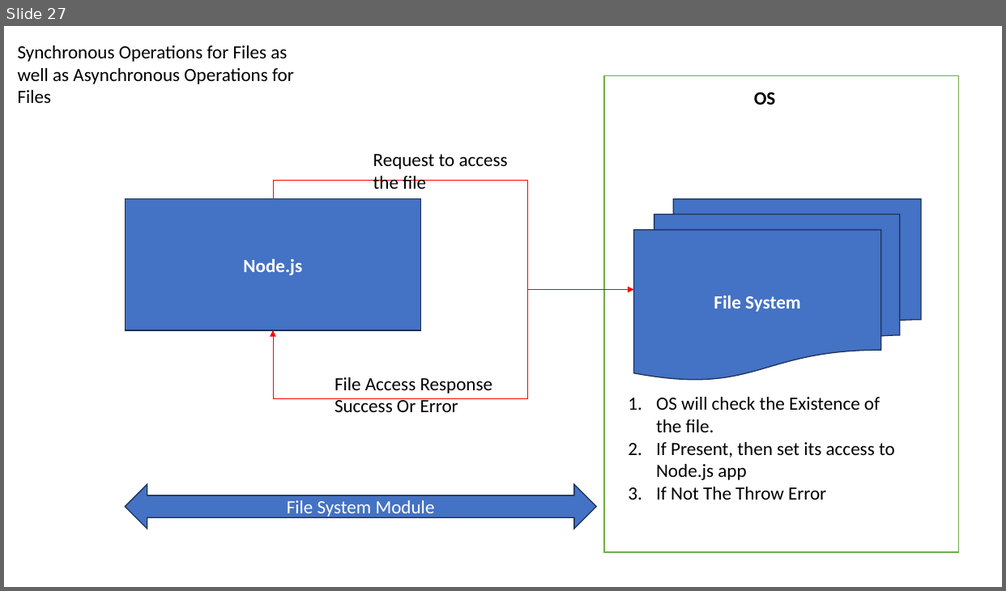
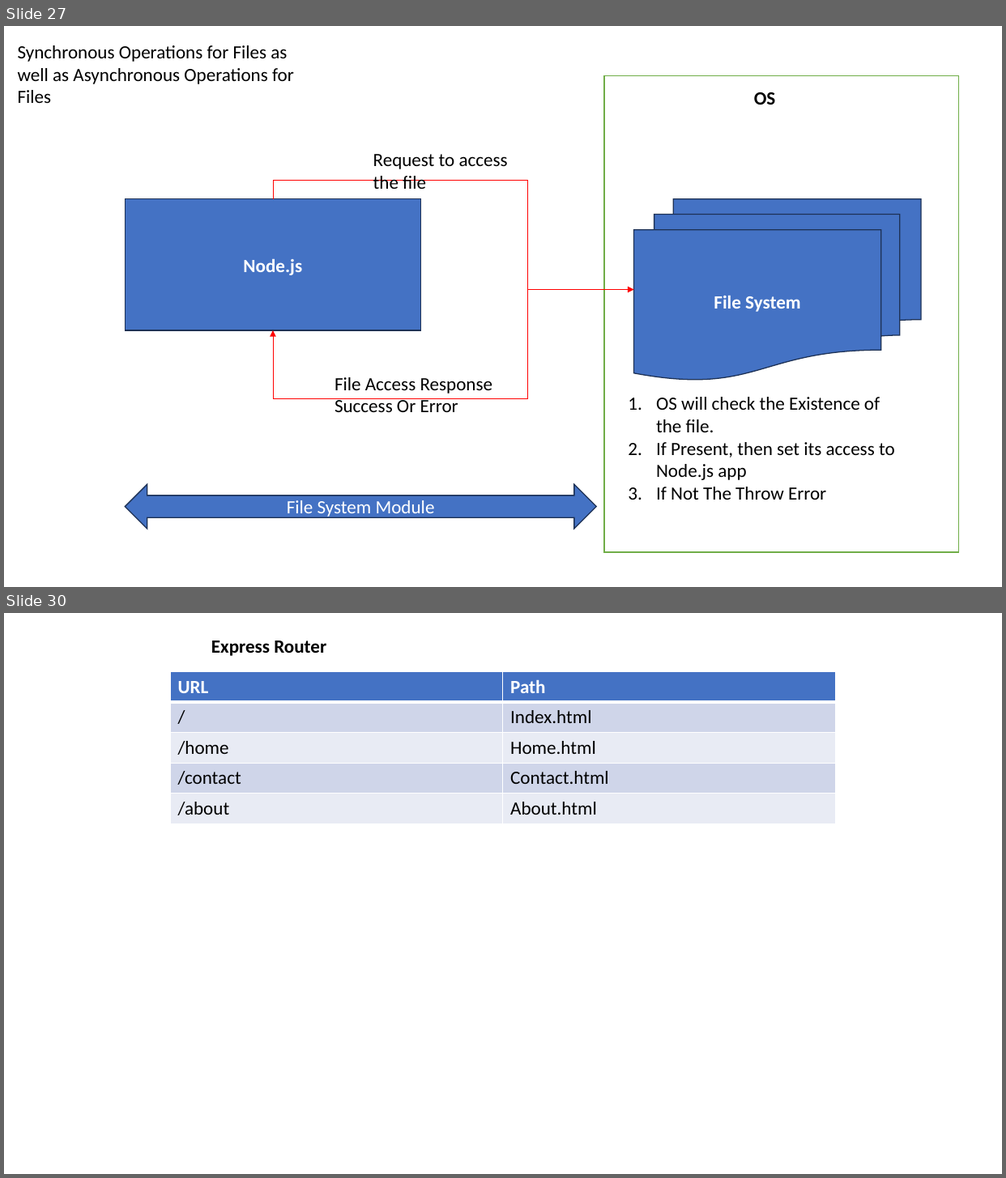
Before and after one commit to maheshsabnis/ugam, a slide deck: Training_Presentetions.pptx. Shown one above the other, each under a label of ours: slide 27 before the commit, slides 27 and 30 after it; the slides between them are not shown. The pictures are 1006x591 and 1006x1178 pixels, drawn with LibreOffice and Linux fonts; fonts in the diff are those of the drawing. Boxes give left, top, right and bottom in pixels: in the first picture for what was removed or moved away, otherwise in the second. Text is boxed around its words. In the diff, an @@ line names an element or a change of style, - is before the commit and + after.

```diff
--- a/Training_Presentetions.pptx
+++ b/Training_Presentetions.pptx
@@ slide 30 added at (4,613,1002,1174), background #FFFFFF @@
@@ text added at (211,641,326,656), 18 pt, text #000000, bold @@
+Express Router
@@ table added at (170,672,835,824), 5 rows, 2 columns @@
+URL | Path
+/ | Index.html
+/home | Home.html
+/contact | Contact.html
+/about | About.html
```
Also in this commit, not shown: 2 other slides added, 17 other files.
